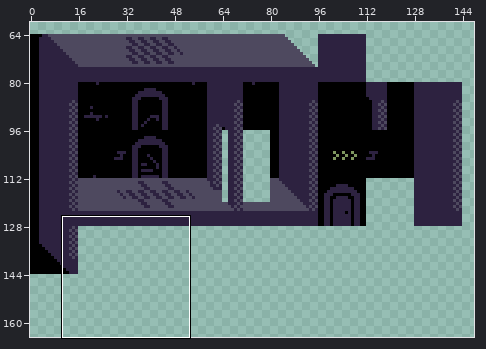
A sprite sheet gets an edit: sprite/tiles.png. The first picture is a wide view before the edit; the outline marks the close-up.
Close-up. First the earlier version:
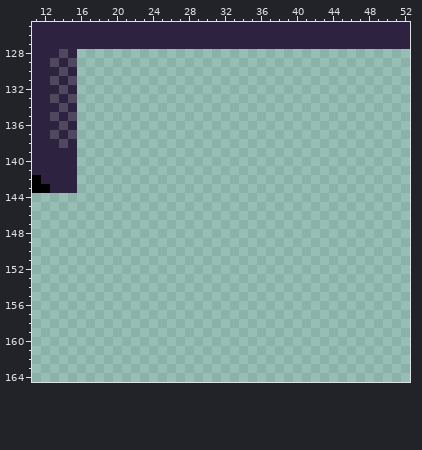
The file is 256x256 pixels. Shown: x 11..52, y 125..164. The wide view leaves out empty margins.
After the commit:
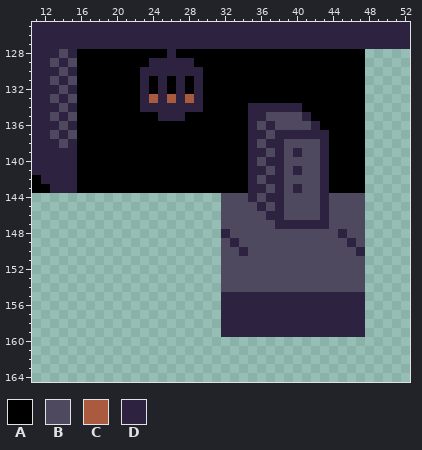
Palette (. is transparent): A #000000  B #4e495f  C #a95a3f  D #2d2240
Difference:
There is now colour A in row 128 at x 16 to 25 and 27 to 47; in row 129 at x 16 to 23 and 29 to 47; in row 130 at x 16 to 22 and 30 to 47; in rows 131 to 132 at x 16 to 22, 24, 26, 28 and 30 to 47; in row 133 at x 16 to 22 and 30 to 47; in row 134 at x 16 to 22, 30 to 34 and 41 to 47.
There is now colour A in row 135 at x 16 to 24, 28 to 34 and 42 to 47; in row 136 at x 16 to 34 and 43 to 47; in rows 137 to 143 at x 16 to 34 and 44 to 47.
There is now colour B in row 135 at x 37 to 40; in row 136 at x 36 and 38 to 41; in row 137 at x 37; in row 138 at x 36 and 39 to 42; in row 139 at x 37, 39 and 41 to 42; in row 140 at x 36 and 39 to 42.
There is now colour B in row 141 at x 37, 39 and 41 to 42; in row 142 at x 36 and 39 to 42; in row 143 at x 37, 39 and 41 to 42; in row 144 at x 32 to 34, 36, 39 to 42 and 44 to 47; in row 145 at x 32 to 35, 37, 39 to 42 and 44 to 47; in row 146 at x 32 to 36, 39 to 42 and 44 to 47.
There is now colour B in row 147 at x 32 to 37 and 44 to 47; in row 148 at x 33 to 44 and 46 to 47; in row 149 at x 32, 34 to 45 and 47; in row 150 at x 32 to 33 and 35 to 46; in rows 151 to 154 at x 32 to 47.
There is now colour C in row 133 at x 24, 26 and 28.
There is now colour D in row 128 at x 26; in row 129 at x 24 to 28; in row 130 at x 23 to 29; in rows 131 to 133 at x 23, 25, 27 and 29; in row 134 at x 23 to 29 and 35 to 40; in row 135 at x 25 to 27, 35 to 36 and 41.
There is now colour D in row 136 at x 35, 37 and 42; in row 137 at x 35 to 36 and 38 to 43; in row 138 at x 35, 37 to 38 and 43; in row 139 at x 35 to 36, 38, 40 and 43; in row 140 at x 35, 37 to 38 and 43; in row 141 at x 35 to 36, 38, 40 and 43.
There is now colour D in row 142 at x 35, 37 to 38 and 43; in row 143 at x 35 to 36, 38, 40 and 43; in row 144 at x 35, 37 to 38 and 43; in row 145 at x 36, 38 and 43; in row 146 at x 37 to 38 and 43; in row 147 at x 38 to 43.
There is now colour D in row 148 at x 32 and 45; in row 149 at x 33 and 46; in row 150 at x 34 and 47; in rows 155 to 159 at x 32 to 47.
Changed places in both close-ups, as pixel boxes (x1, y1, x2, y2):
added: (77, 49, 365, 337)
